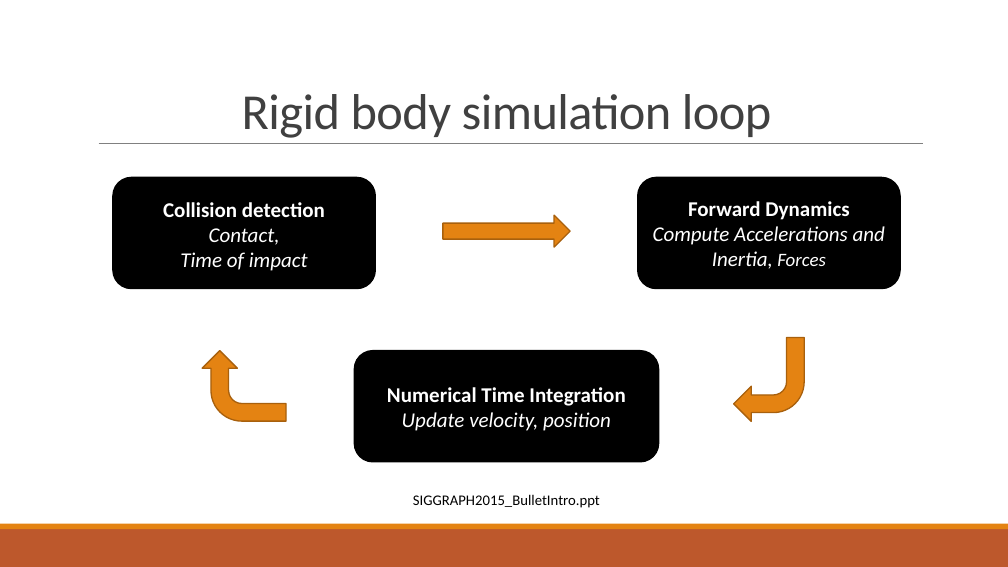
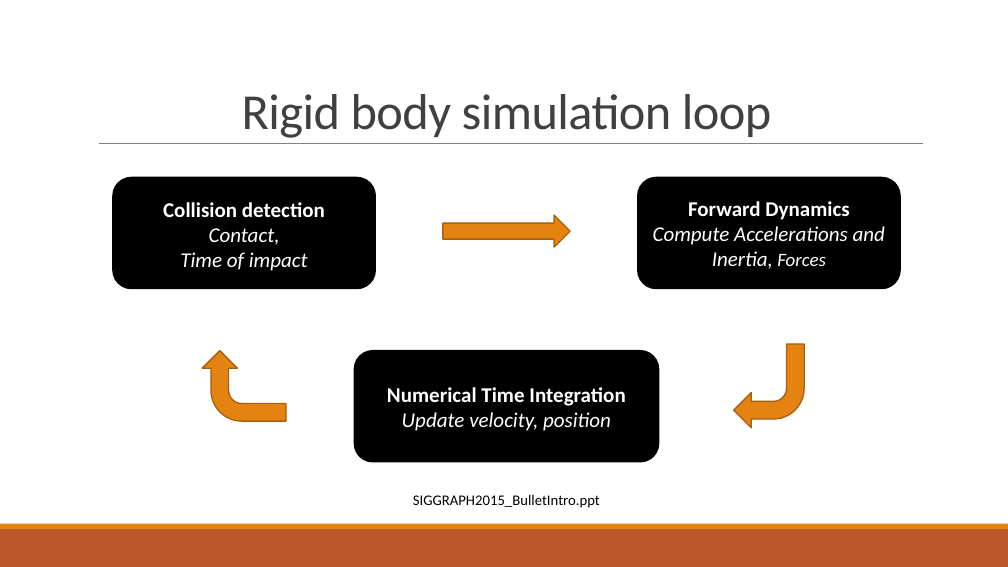
Before and after one commit to tomkopx/Physics-Coursework, a slide deck: slide 6 of Tower collapsing simulation.pptx. Drawn at 1008x567 pixels with LibreOffice and Linux fonts; fonts in the diff are those of the drawing. Boxes give left, top, right and bottom in pixels: in the first picture for what was removed or moved away, otherwise in the second. Text is boxed around its words. In the diff, an @@ line names an element or a change of style, - is before the commit and + after.

```diff
--- a/Tower collapsing simulation.pptx
+++ b/Tower collapsing simulation.pptx
@@ bent arrow moved from (x1=734, y1=337, x2=804, y2=421) to (x1=734, y1=344, x2=804, y2=428) @@
```
Also in this commit, not shown: 1 other slide changed.
